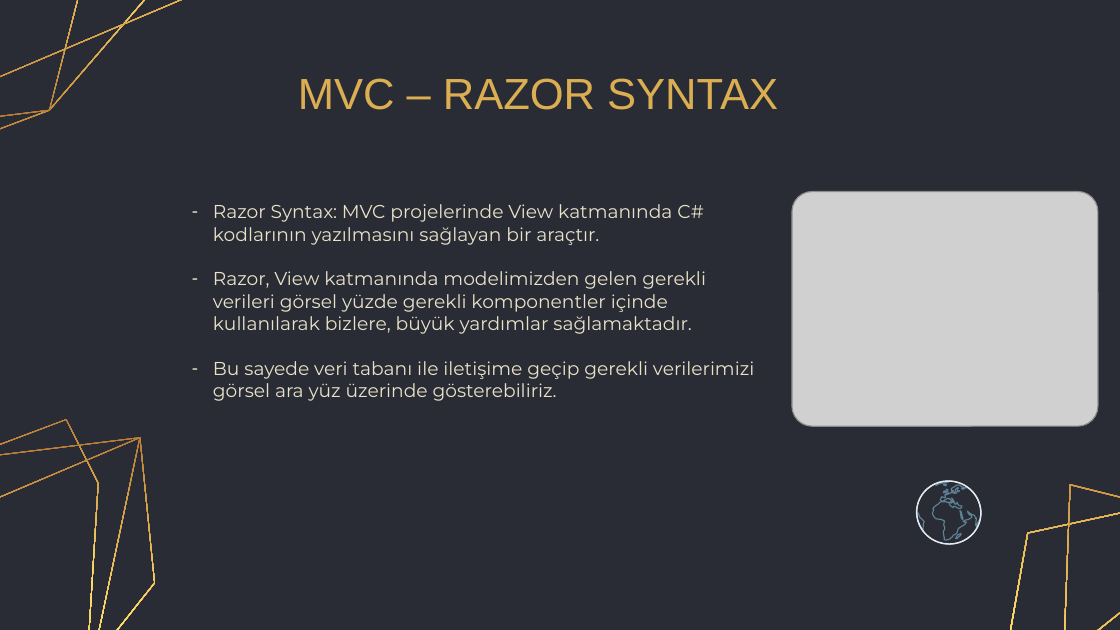
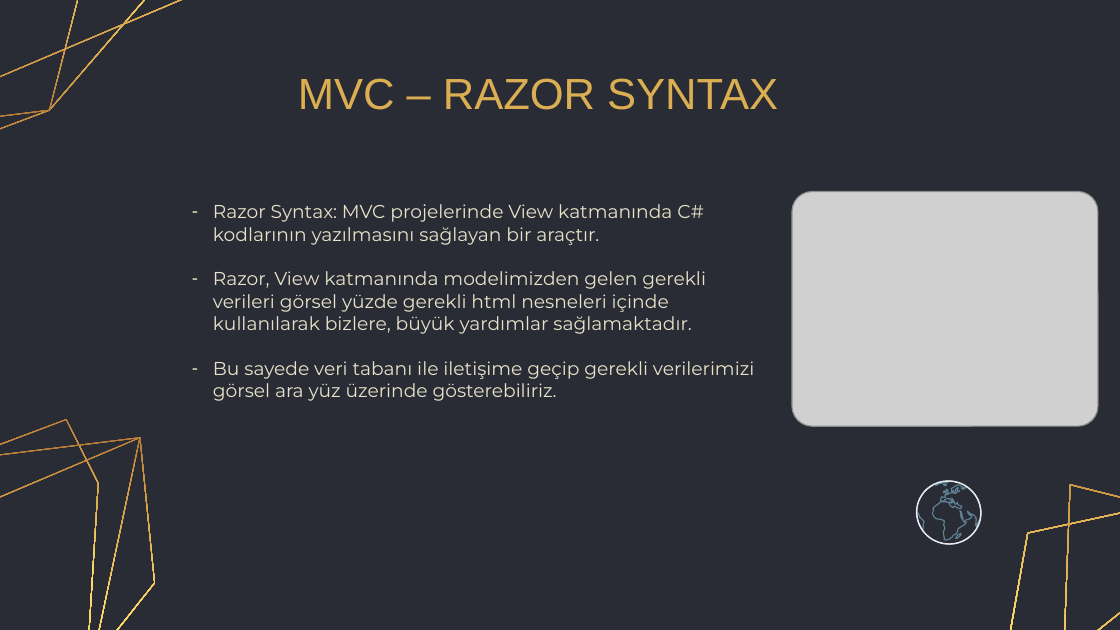
Before and after one commit to cmlblbn/Emlak_Yorumlari.com, a slide deck: slide 26 of Project_presentation/Project_presentation.pptx. Drawn at 1120x630 pixels with LibreOffice and Linux fonts; fonts in the diff are those of the drawing; grey boxes stand for pictures. Boxes give left, top, right and bottom in pixels: in the first picture for what was removed or moved away, otherwise in the second. Text is boxed around its words. In the diff, an @@ line names an element or a change of style, - is before the commit and + after.

```diff
--- a/Project_presentation/Project_presentation.pptx
+++ b/Project_presentation/Project_presentation.pptx
@@ text at (213, 271, 706, 334): text changed @@
-– Razor, View katmanında modelimizden gelen gerekli verileri görsel yüzde gerekli komponentler içinde kullanılarak bizlere, büyük yardımlar sağlamaktadır.
+– Razor, View katmanında modelimizden gelen gerekli verileri görsel yüzde gerekli html nesneleri içinde kullanılarak bizlere, büyük yardımlar sağlamaktadır.
```
Also in this commit, not shown: 11 other slides changed.
